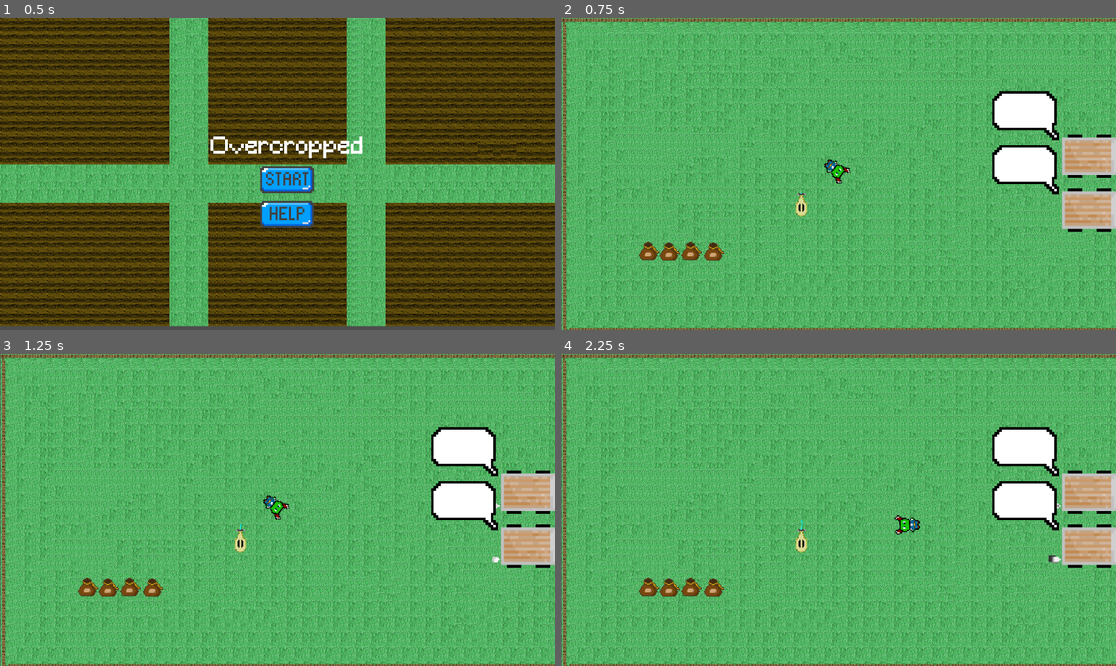
Above: before the commit, frames 1-4 (two rows, left to right).
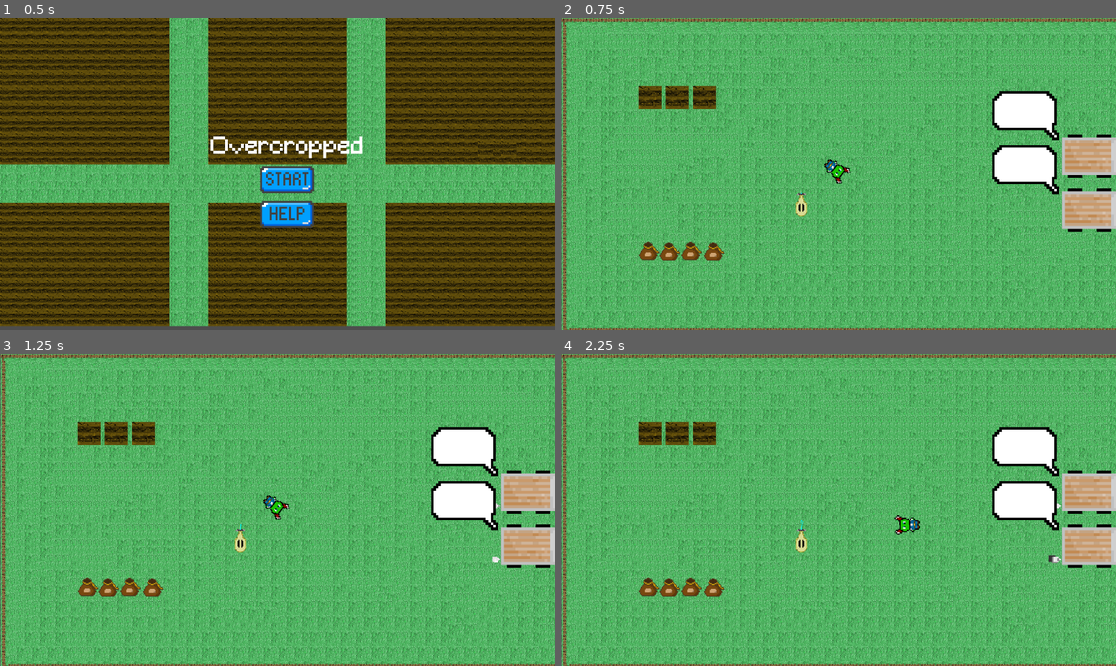
Above: after the commit, the same moments.

Repository: Bratah123/NewYearNewSkillsJam
Game: Godot game, scene res://game/main_menu.tscn
Two runs of this game, one before a commit and one after it. Both use one fixed random seed, a clock stepped at 60 frames per second and the inputs below.
Inputs (mouse positions are in pixels of both pictures, inside the frame that each line leads up to):
- Up to frame 1 (0.5 s): no input
- Up to frame 2 (0.75 s): click (849, 180) at 0.5 s
- Up to frame 3 (1.25 s): no input
- Up to frame 4 (2.25 s): tap Enter at 1.25 s; move the mouse to (960, 494) at 1.27 s; hold D (right) 1.28-2.03 s; click (960, 494) at 1.35 s; move the mouse to (727, 525) at 2.02 s; hold S (down) from 2.03 s (still down); click (727, 525) at 2.1 s

Frame 1 is identical in both runs. In frame 2, 0.9% of the frame differs, in the area x 13-29%, y 21-30%; in frame 3, 0.9%; in frame 4, 1.0%, in the area x 13-90%, y 21-67%.

Commit message:
FEAT: add planting areas

Diff:
--- a/game/game.tscn
+++ b/game/game.tscn
@@ -14,6 +14,7 @@
 [ext_resource type="Texture2D" uid="uid://hujtvlhe67ky" path="res://assets/fence_top_tile.png" id="8_8mqu2"]
 [ext_resource type="Texture2D" uid="uid://dt6neqs1kqvx1" path="res://assets/fence_top_left_tile.png" id="9_5f0ro"]
 [ext_resource type="Texture2D" uid="uid://c4g63sggw0yq2" path="res://assets/fence_bottom_left_tile.png" id="10_0bfxu"]
+[ext_resource type="PackedScene" uid="uid://c7ce5mt8hsp5a" path="res://game/planting_area.tscn" id="15_xdej2"]
 
 [sub_resource type="TileSetAtlasSource" id="TileSetAtlasSource_kcvnk"]
 texture = ExtResource("1_7cpqq")
@@ -197,18 +198,27 @@
 format = 2
 layer_0/tile_data = PackedInt32Array(0, 8, 0, 65536, 3, 0, 1, 7, 0, 65537, 7, 1, 2, 65543, 0, 65538, 65538, 0, 3, 7, 0, …(52735 unchanged characters)…
 
+[node name="PlantingArea" parent="." instance=ExtResource("15_xdej2")]
+position = Vector2(185, 165)
+
+[node name="PlantingArea2" parent="." instance=ExtResource("15_xdej2")]
+position = Vector2(241, 165)
+
+[node name="PlantingArea3" parent="." instance=ExtResource("15_xdej2")]
+position = Vector2(298, 165)
+
+[node name="Truck" parent="." instance=ExtResource("1_a5mrr")]
+position = Vector2(1124, 284)
+
+[node name="Truck2" parent="." instance=ExtResource("1_a5mrr")]
+position = Vector2(1124, 396)
+
+[node name="Player" parent="." instance=ExtResource("2_ra5ri")]
+position = Vector2(570, 315)
+
 [node name="WateringCan" parent="." instance=ExtResource("3_dhshf")]
 position = Vector2(499, 393)
 
-[node name="Player" parent="." instance=ExtResource("2_ra5ri")]
-position = Vector2(570, 315)
-
-[node name="Truck" parent="." instance=ExtResource("1_a5mrr")]
-position = Vector2(1124, 284)
-
-[node name="Truck2" parent="." instance=ExtResource("1_a5mrr")]
-position = Vector2(1124, 396)
-
 [node name="CarrotSeed" parent="." instance=ExtResource("2_4xu0l")]
 position = Vector2(270, 486)
 
--- /dev/null
+++ b/game/planting_area.gd
@@ -0,0 +1,11 @@
+extends Area2D
+
+
+# Called when the node enters the scene tree for the first time.
+func _ready():
+	pass # Replace with function body.
+
+
+# Called every frame. 'delta' is the elapsed time since the previous frame.
+func _process(delta):
+	pass
--- /dev/null
+++ b/game/planting_area.tscn
@@ -0,0 +1,16 @@
+[gd_scene load_steps=4 format=3 uid="uid://c7ce5mt8hsp5a"]
+
+[ext_resource type="Script" path="res://game/planting_area.gd" id="1_p7llv"]
+[ext_resource type="Texture2D" uid="uid://do21qj5jjt1m3" path="res://assets/tilled_soil_tile.png" id="2_2ta5h"]
+
+[sub_resource type="RectangleShape2D" id="RectangleShape2D_jj5io"]
+
+[node name="PlantingArea" type="Area2D"]
+scale = Vector2(1.5, 1.5)
+script = ExtResource("1_p7llv")
+
+[node name="CollisionShape2D" type="CollisionShape2D" parent="."]
+shape = SubResource("RectangleShape2D_jj5io")
+
+[node name="Sprite2D" type="Sprite2D" parent="."]
+texture = ExtResource("2_2ta5h")
Not shown, added: assets/player_human.png.import
Not shown: 1 places in game/game.tscn that only renumber resources
Not shown: 2 places in game/main_menu.tscn that only renumber resources
